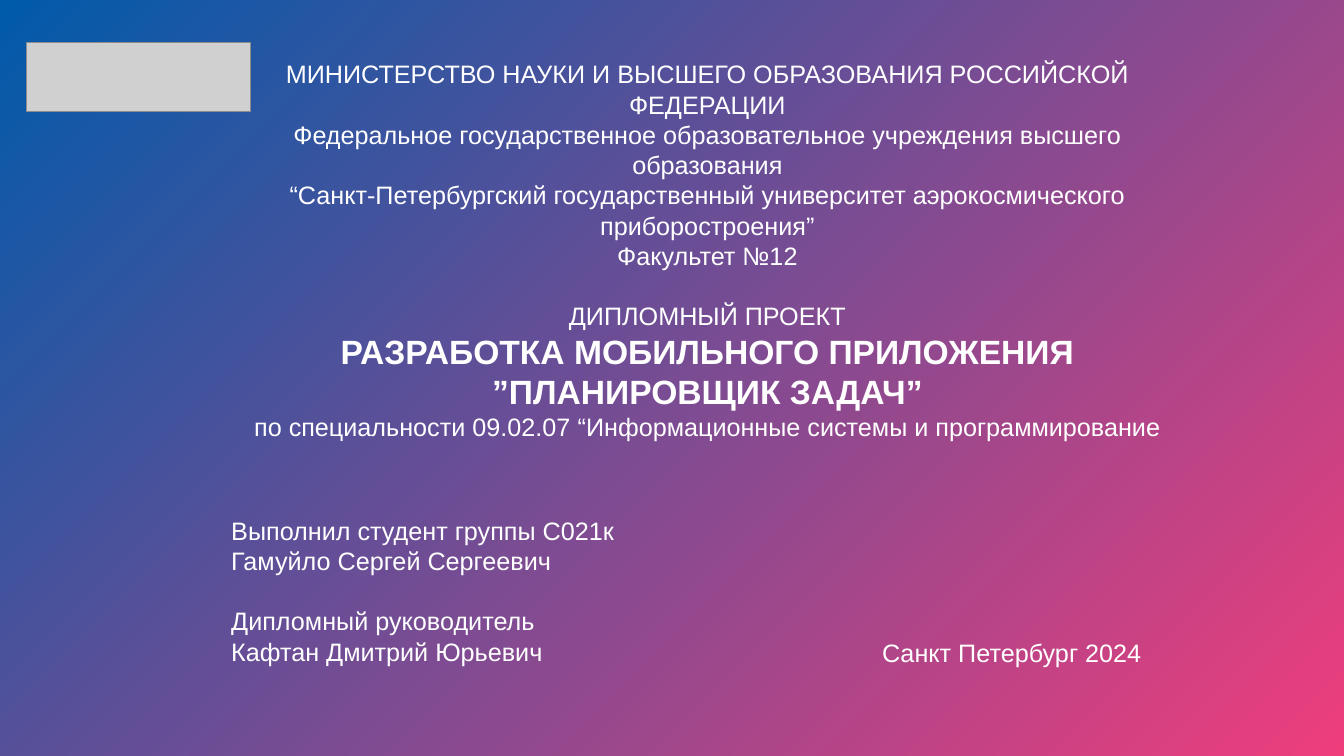
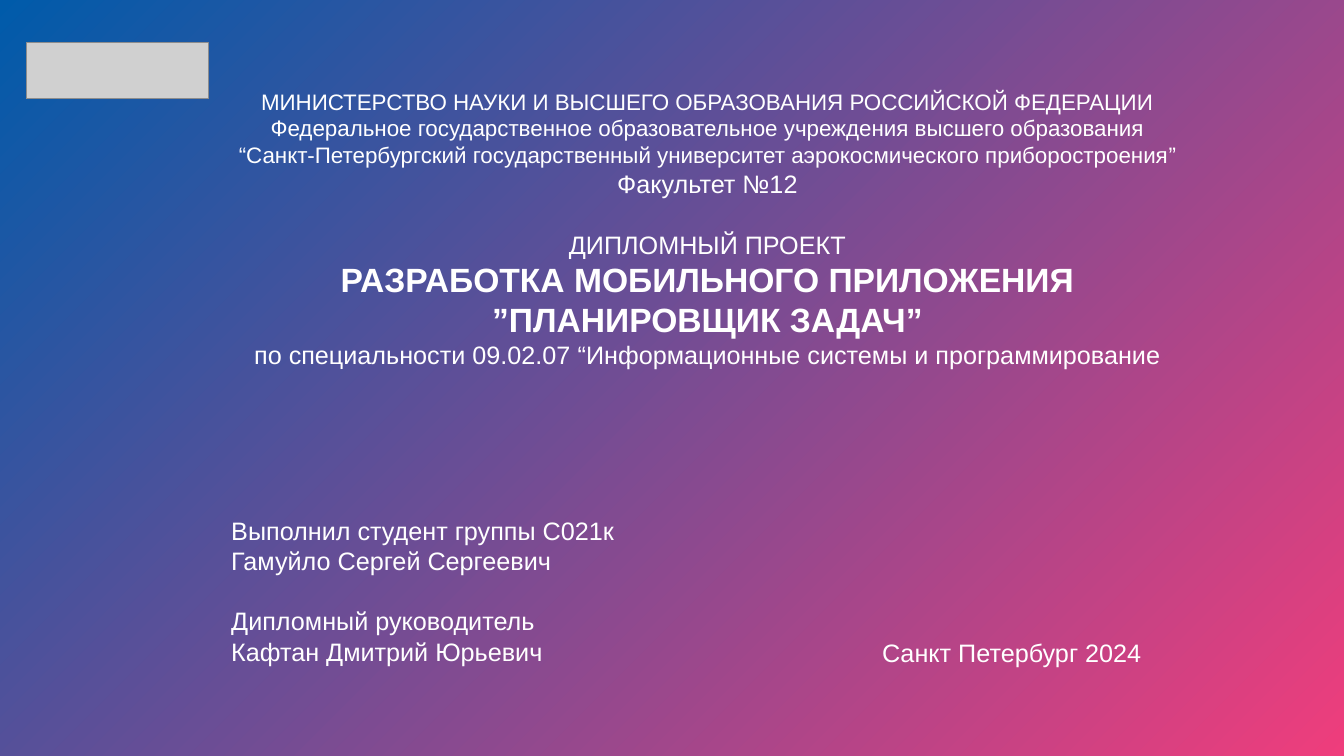
Before and after one commit to amaruelle/Diploma, a slide deck: slide 1 of Гамуйло_Презентация_Диплом.pptx. Drawn at 1344x756 pixels with LibreOffice and Linux fonts; fonts in the diff are those of the drawing; grey boxes stand for pictures. Boxes give left, top, right and bottom in pixels: in the first picture for what was removed or moved away, otherwise in the second. Text is boxed around its words. In the diff, an @@ line names an element or a change of style, - is before the commit and + after.

```diff
--- a/Гамуйло_Презентация_Диплом.pptx
+++ b/Гамуйло_Презентация_Диплом.pptx
@@ picture: place and size @@
-picture at (26, 43, 250, 112)
+picture at (26, 43, 209, 99)
@@ text "МИНИСТЕРСТВО НАУКИ И ВЫСШЕГО ОБРАЗОВАНИЯ ...": place and size @@
-text "МИНИСТЕРСТВО НАУКИ И ВЫСШЕГО ОБРАЗОВАНИЯ ..." at (254, 63, 1160, 442)
+text "МИНИСТЕРСТВО НАУКИ И ВЫСШЕГО ОБРАЗОВАНИЯ ..." at (239, 92, 1176, 370)
@@ text at (239, 92, 1176, 168): size 18 to 16 pt in "МИНИСТЕРСТВО НАУКИ И ВЫСШЕГО ОБРАЗОВАНИЯ РОССИЙСКОЙ ФЕДЕРАЦИ ...", "Федеральное государственное образовательное учреждения высше ...", "“Санкт-Петербургский государственный университет аэрокосмиче ..." @@
```
Also in this commit, not shown: 4 other slides changed, 1 slide added, 1 slide removed, 5 other files.
